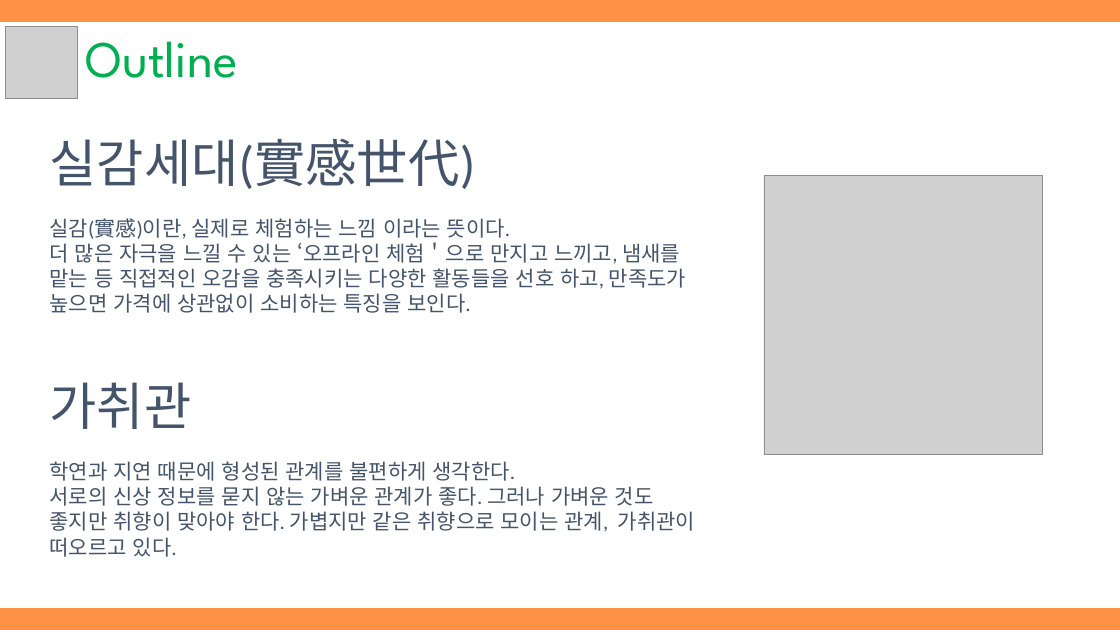
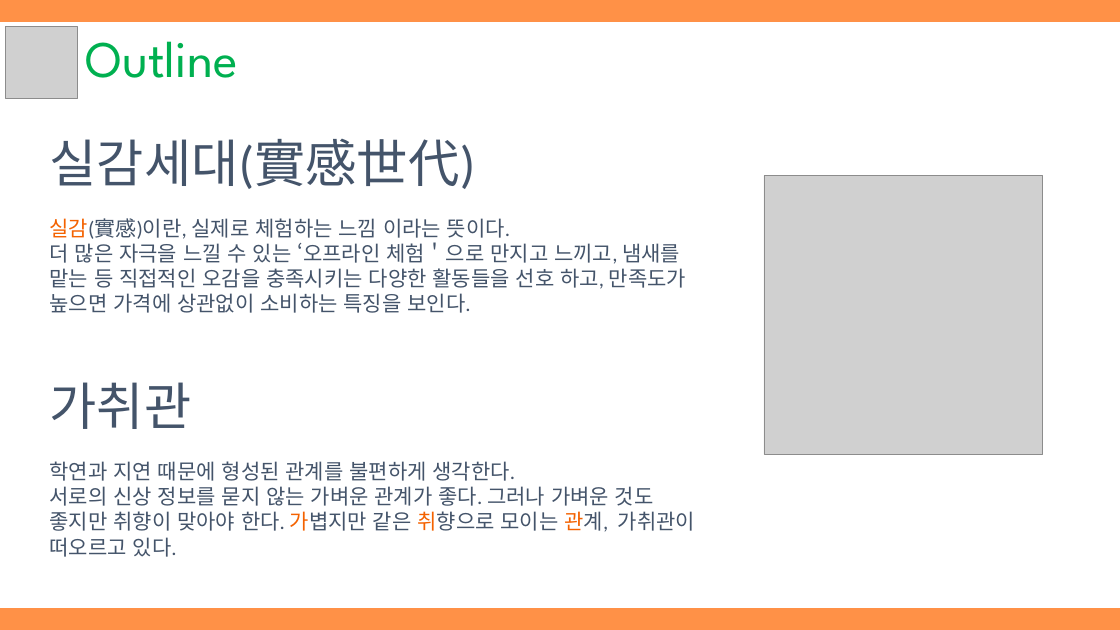
Before and after one commit to hhsw07/ezen-academy-projects, a slide deck: slide 3 of WebContent/hsw/3조 원데이클래스_hsw.pptx. Drawn at 1120x630 pixels with LibreOffice and Linux fonts; fonts in the diff are those of the drawing; grey boxes stand for pictures. Boxes give left, top, right and bottom in pixels: in the first picture for what was removed or moved away, otherwise in the second. Text is boxed around its words. In the diff, an @@ line names an element or a change of style, - is before the commit and + after.

```diff
--- a/WebContent/hsw/3조 원데이클래스_hsw.pptx
+++ b/WebContent/hsw/3조 원데이클래스_hsw.pptx
@@ text at bbox=[50, 218, 510, 239]: text colour #44546A to #F46200 in "실감(實感)이란," @@
@@ text at bbox=[50, 486, 695, 557]: text colour #44546A to #F46200 in "가볍지만 취향으로 관계," @@
```
Also in this commit, not shown: 20 other slides changed, 33 slides added, 1 slide removed, 2 other files.
